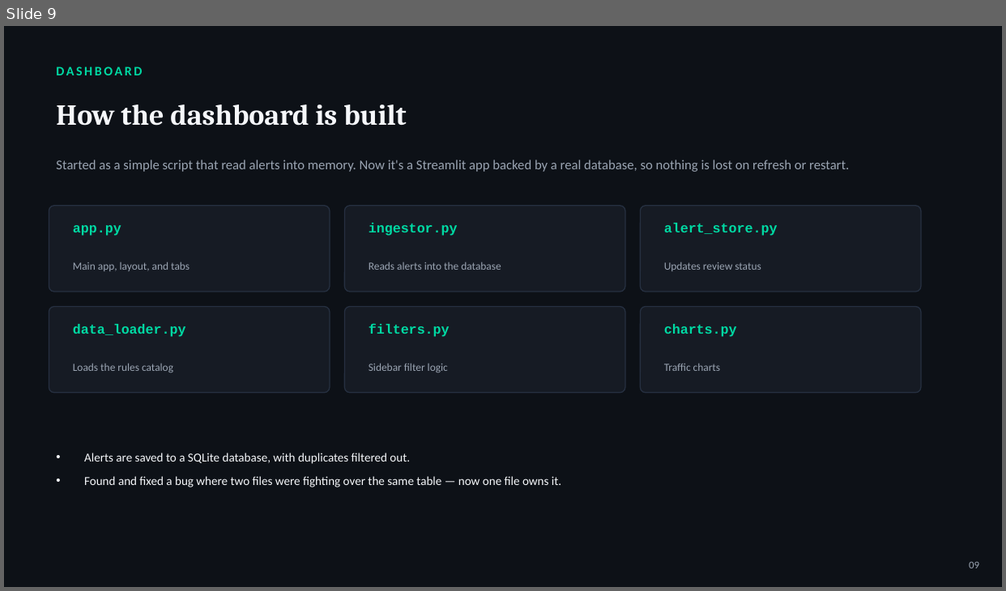
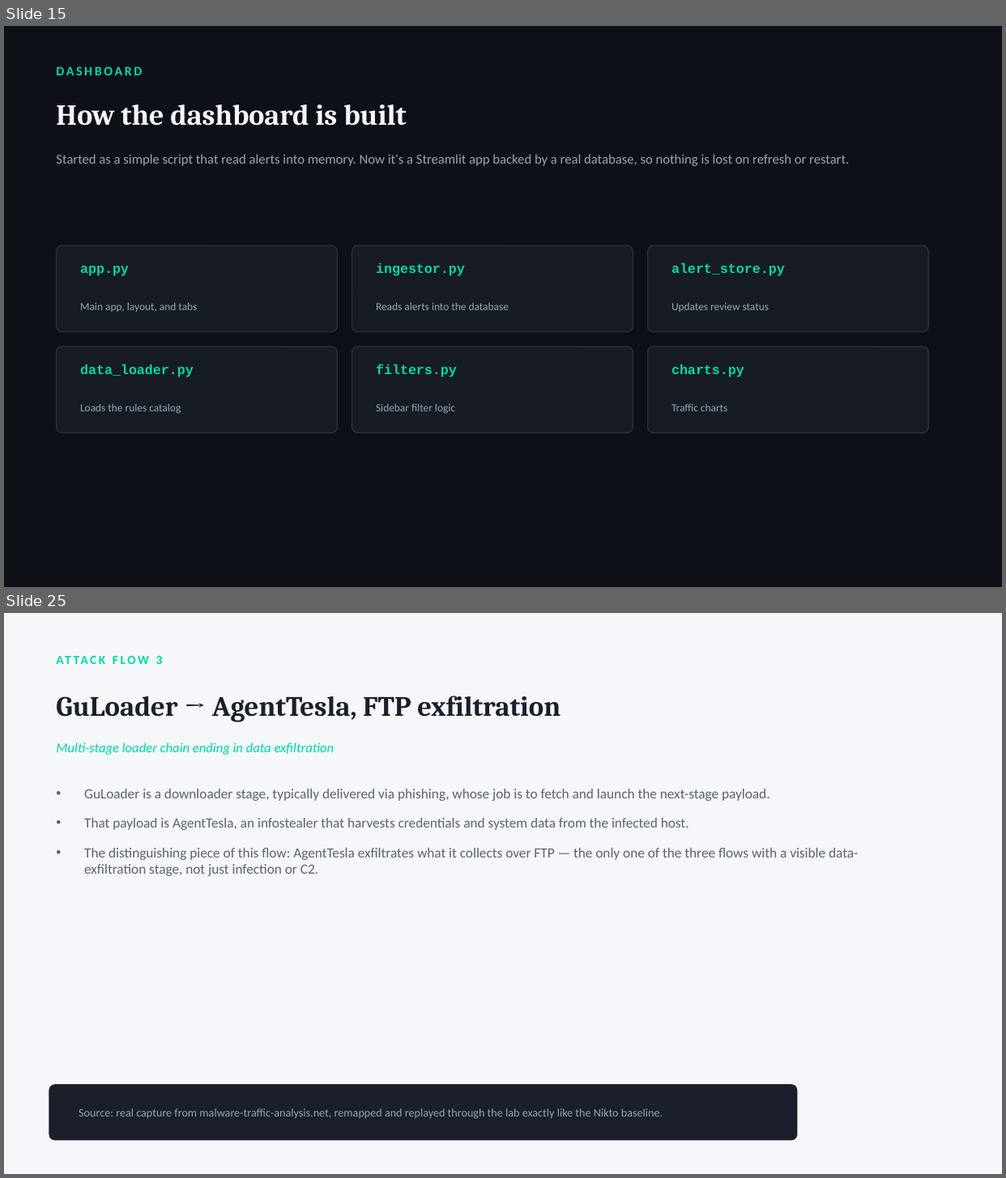
Before and after one commit to Sameeha135/suricata-ids-lab, a slide deck: 2026-08-24_to_2026-08-28_Documentation/Suricata_Project_Presentation.pptx. Shown one above the other, each under a label of ours: slide 9 before the commit, slides 15 and 25 after it; the slides between them are not shown. The pictures are 1006x591 and 1006x1178 pixels, drawn with LibreOffice and Linux fonts; fonts in the diff are those of the drawing. Boxes give left, top, right and bottom in pixels: in the first picture for what was removed or moved away, otherwise in the second. Text is boxed around its words. In the diff, an @@ line names an element or a change of style, - is before the commit and + after.

```diff
--- a/2026-08-24_to_2026-08-28_Documentation/Suricata_Project_Presentation.pptx
+++ b/2026-08-24_to_2026-08-28_Documentation/Suricata_Project_Presentation.pptx
@@ slide 25 added at (x1=4, y1=613, x2=1002, y2=1174), background #F5F7FA @@
@@ text added at (x1=156, y1=656, x2=163, y2=664), 12 pt, text #00D9A3, bold @@
+ATTACK FLOW 3
@@ text added at (x1=56, y1=696, x2=560, y2=722), 27 pt, text #1A1F2B, bold @@
+GuLoader → AgentTesla, FTP exfiltration
@@ text added at (x1=56, y1=743, x2=334, y2=755), 13 pt, text #00D9A3, italic @@
+Multi-stage loader chain ending in data exfiltration
@@ text added at (x1=84, y1=789, x2=858, y2=876), 13.5 pt, text #5B6472 @@
+• GuLoader is a downloader stage, typically delivered via phishing, whose job is to fetch and launch the next-stage payload.
+• That payload is AgentTesla, an infostealer that harvests credentials and system data from the infected host.
+• The distinguishing piece of this flow: AgentTesla exfiltrates what it collects over FTP — the only one of the three flows with a visible data-exfiltration stage, not just infection or C2.
@@ rounded rectangle added at (x1=49, y1=1084, x2=798, y2=1141), fill #1A1F2B @@
@@ text added at (x1=79, y1=1109, x2=663, y2=1119), 11 pt, text #9AA4B2 @@
+Source: real capture from malware-traffic-analysis.net, remapped and replayed through the lab exactly like the Nikto baseline.
@@ what was slide 9 is now slide 15 @@
@@ slide 15 changed as well @@
@@ text "Started as a simple script ..." moved from (x1=56, y1=160, x2=849, y2=172) to (x1=56, y1=154, x2=849, y2=166) @@
@@ 12 texts, 6 rounded rectangles moved together from (x1=49, y1=206, x2=921, y2=393) to (x1=57, y1=246, x2=928, y2=433) @@
@@ text removed at (x1=84, y1=453, x2=561, y2=488) @@
-• Alerts are saved to a SQLite database, with duplicates filtered out.
-• Found and fixed a bug where two files were fighting over the same table — now one file owns it.
@@ text removed at (x1=969, y1=562, x2=979, y2=569) @@
-09
```
Also in this commit, not shown: 8 other slides changed, 19 other slides added, 1 slide removed, 3 other files.
